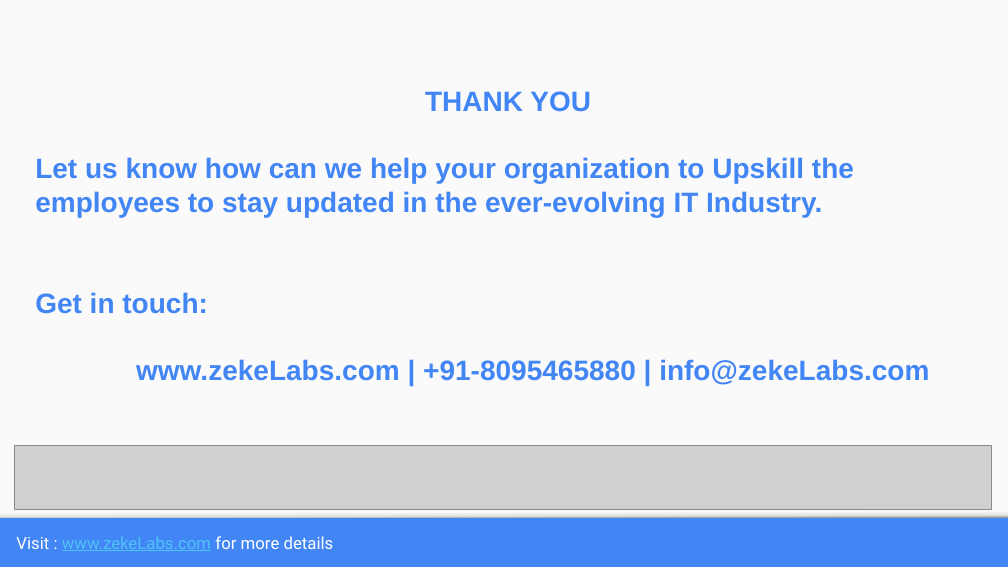
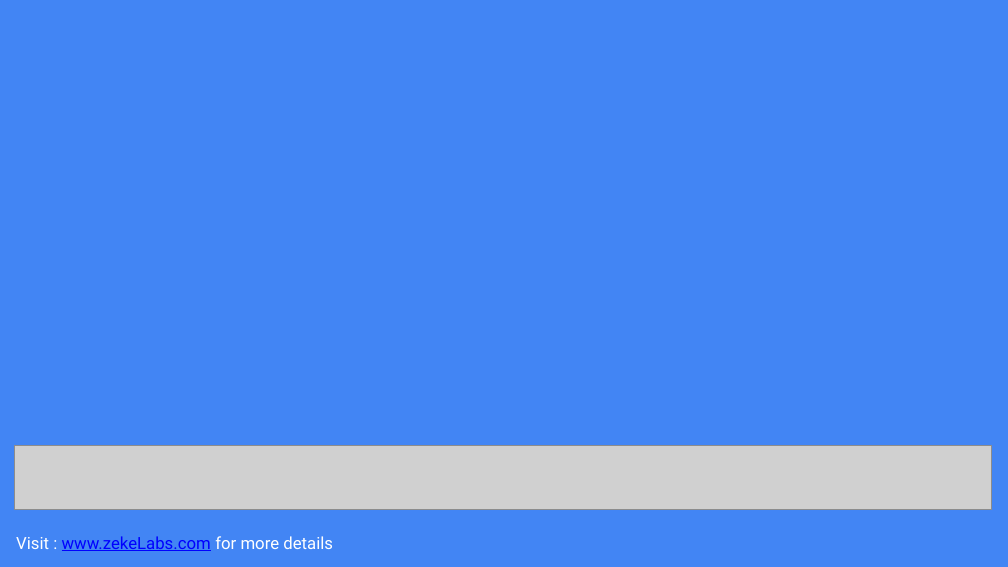
Before and after one commit to edyoda/kafka-cassandra-tutorial, a slide deck: slide 10 of Kafka Producsers.pptx (slide 8 before the commit). Drawn at 1008x567 pixels with LibreOffice and Linux fonts; fonts in the diff are those of the drawing; grey boxes stand for pictures. Boxes give left, top, right and bottom in pixels: in the first picture for what was removed or moved away, otherwise in the second. Text is boxed around its words. In the diff, an @@ line names an element or a change of style, - is before the commit and + after.

```diff
--- a/Kafka Producsers.pptx
+++ b/Kafka Producsers.pptx
@@ rectangle removed at <box>0,0,1008,518</box> @@
@@ text removed at <box>35,91,929,385</box> @@
-THANK YOU
-Let us know how can we help your organization to Upskill the employees to stay updated in the ever-evolving IT Industry.
-Get in touch:
-www.zekeLabs.com | +91-8095465880 | info@zekeLabs.com
@@ rectangle removed at <box>0,510,1008,518</box> @@
@@ text "Visit : www.zekeLabs.com for more ..." at <box>16,536,333,551</box>: text colour #4FC3F7 to #0000FF in "www.zekeLabs.com" @@
```
Also in this commit, not shown: 7 other slides changed, 2 slides added, 3 other files.
